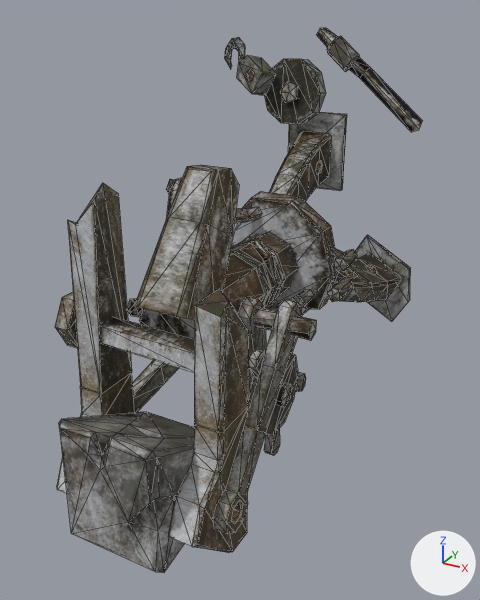
Before and after pictures for a commit that changed the OBJ model sceneobjs/zhanchang_fuben_194/zhanchang_fuben_194_diaoche_01b.obj.
One viewpoint serves both versions: a camera (50 mm lens) standing at (179.0, -443.0, 152.0) and looking at (7.0, -129.0, -6.0). The axes (+X, +Y, +Z) are drawn at lower right. The lights are the same throughout. Mesh edges are drawn as thin lines. Where no turn or scale is listed for an object, it has been applied to the vertices. Vertices at the same position are counted once.

The first picture shows 'zhanchang_fuben_194_diaoche_01b'.
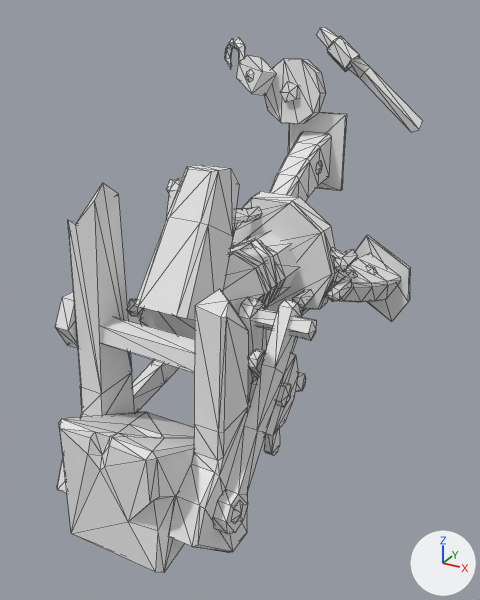
Where the change shows, as pixel boxes [x1, y1, x2, y2] in the pictures (480 x 600 px):
part 1 of me_zhanchang_fuben_194_diaoche_01b, recoloured
    both: [69, 37, 401, 330]
part 2 of me_zhanchang_fuben_194_diaoche_01b, recoloured
    both: [55, 28, 423, 573]

Diff of the bpy script that builds the scene:
```diff
--- a/sceneobjs/zhanchang_fuben_194/zhanchang_fuben_194_diaoche_01b.obj.py
+++ b/sceneobjs/zhanchang_fuben_194/zhanchang_fuben_194_diaoche_01b.obj.py
@@ mat_material_2_1 @@
+mat_material_2_1 = principled_material('material_2')
+mat_material_2_1.base_color = (0.8, 0.8, 0.8)  # white #e7e7e7
+mat_material_2_1.roughness = 1.0
@@ mat_material_1_1 @@
+mat_material_1_1 = principled_material('material_1')
+mat_material_1_1.base_color = (0.8, 0.8, 0.8)  # white #e7e7e7
+mat_material_1_1.roughness = 1.0
@@ me_zhanchang_fuben_194_diaoche_01b @@
 me_zhanchang_fuben_194_diaoche_01b.from_pydata(...)  # 975 vertices, 1421 faces; spans x -76.0..75.0, y -250.0..3.0, z -116.0..140.0
 # used by ob_zhanchang_fuben_194_diaoche_01b; location = (0.0, 0.0, 0.0)
+# me_zhanchang_fuben_194_diaoche_01b part 1: all 221 faces that had it switch from mat_material_2 (picture img_zhanchang_fuben_194_diaoche_01a_2_png) to mat_material_2_1 (white #e7e7e7)
+# me_zhanchang_fuben_194_diaoche_01b part 2: all 1200 faces that had it switch from mat_material_1 (picture img_zhanchang_fuben_194_diaoche_01a_1_png) to mat_material_1_1 (white #e7e7e7)
```
